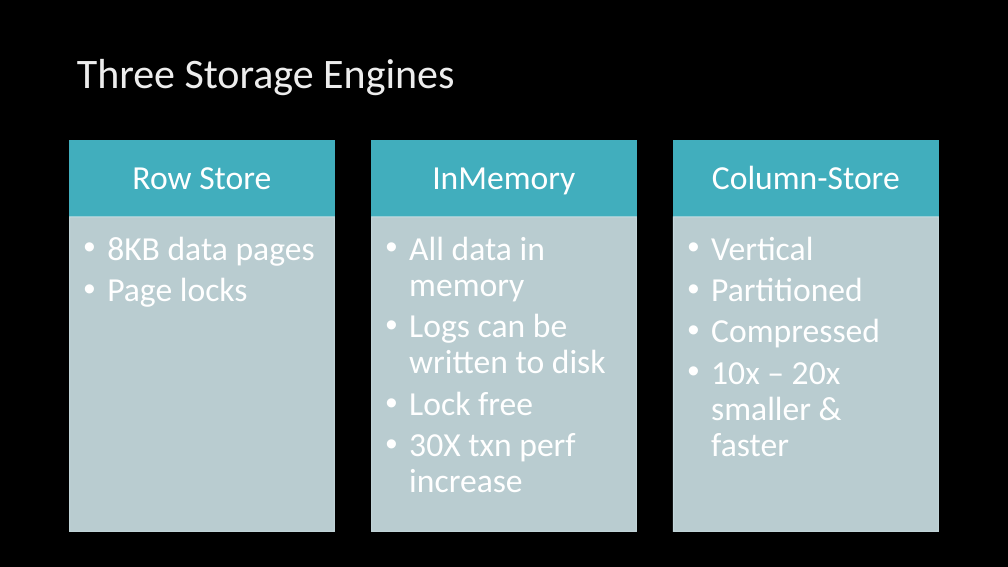
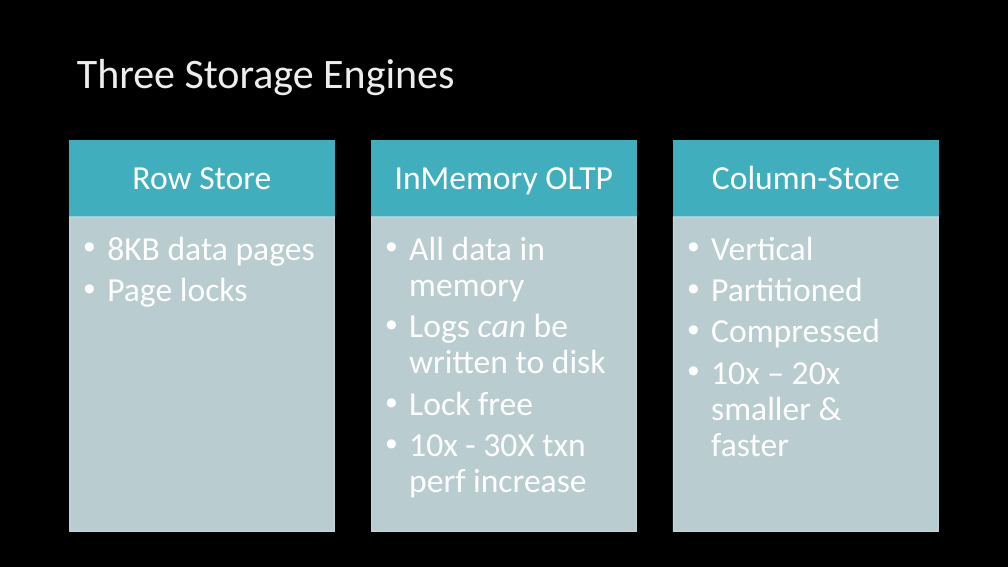
Before and after one commit to billgraziano/kcdc2018, a slide deck: slide 2 of ppt/4. Design Tips/Design Tips.pptx. Drawn at 1008x567 pixels with LibreOffice and Linux fonts; fonts in the diff are those of the drawing; background and template pictures are left out. Boxes give left, top, right and bottom in pixels: in the first picture for what was removed or moved away, otherwise in the second. Text is boxed around its words. In the diff, an @@ line names an element or a change of style, - is before the commit and + after.

```diff
--- a/ppt/4. Design Tips/Design Tips.pptx
+++ b/ppt/4. Design Tips/Design Tips.pptx
@@ text at [395,167,613,195]: text changed @@
-InMemory
+InMemory OLTP
@@ text at [409,314,606,373]: italic on in "can" @@
@@ text at [409,434,586,497]: text changed @@
-  • 30X txn perf increase
+  • 10x - 30X txn perf increase
```
Also in this commit, not shown: 7 other slides changed, 1 slide removed, 13 other files.
